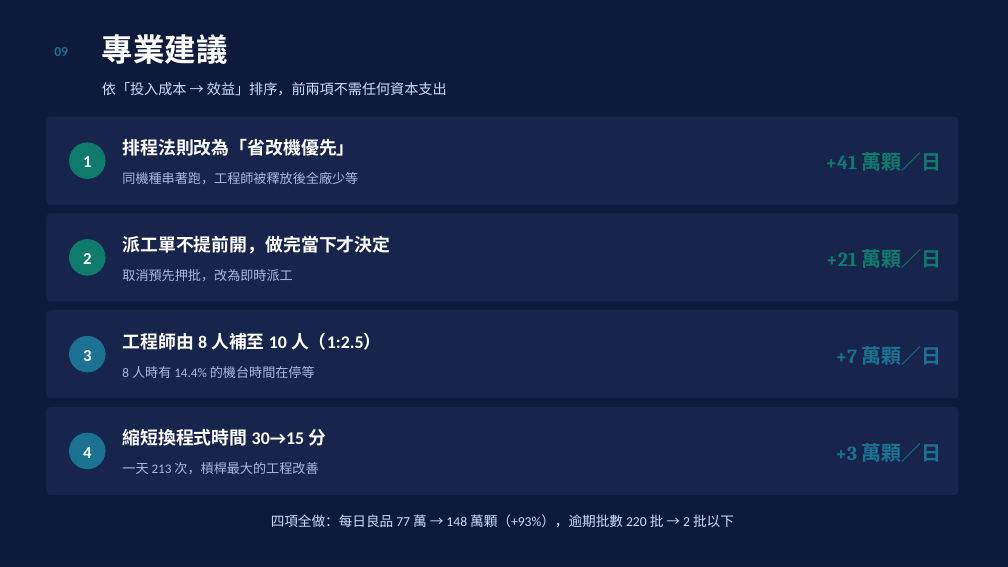
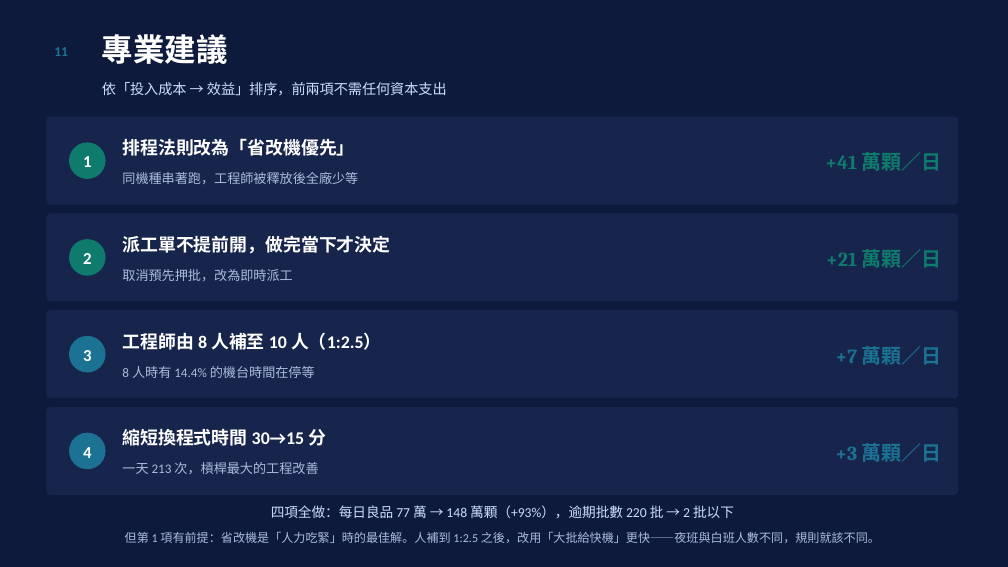
Before and after one commit to cnshow2025/my-factory, a slide deck: slide 12 of docs/測試排程分析報告.pptx (slide 10 before the commit). Drawn at 1008x567 pixels with LibreOffice and Linux fonts; fonts in the diff are those of the drawing. Boxes give left, top, right and bottom in pixels: in the first picture for what was removed or moved away, otherwise in the second. Text is boxed around its words. In the diff, an @@ line names an element or a change of style, - is before the commit and + after.

```diff
--- a/docs/測試排程分析報告.pptx
+++ b/docs/測試排程分析報告.pptx
@@ text at [54, 47, 68, 56]: text changed @@
-09
+11
@@ text "四項全做：每日良品 77 萬 → 148 ...": place and size @@
-text "四項全做：每日良品 77 萬 → 148 ..." at [271, 514, 734, 527]
+text "四項全做：每日良品 77 萬 → 148 ..." at [271, 505, 734, 518]
@@ text added at [125, 532, 880, 543], 11.5 pt, text #A9BBDD @@
+但第 1 項有前提：省改機是「人力吃緊」時的最佳解。人補到 1:2.5 之後，改用「大批給快機」更快——夜班與白班人數不同，規則就該不同。
```
Also in this commit, not shown: 1 other slide changed, 2 slides added, 7 other files.
